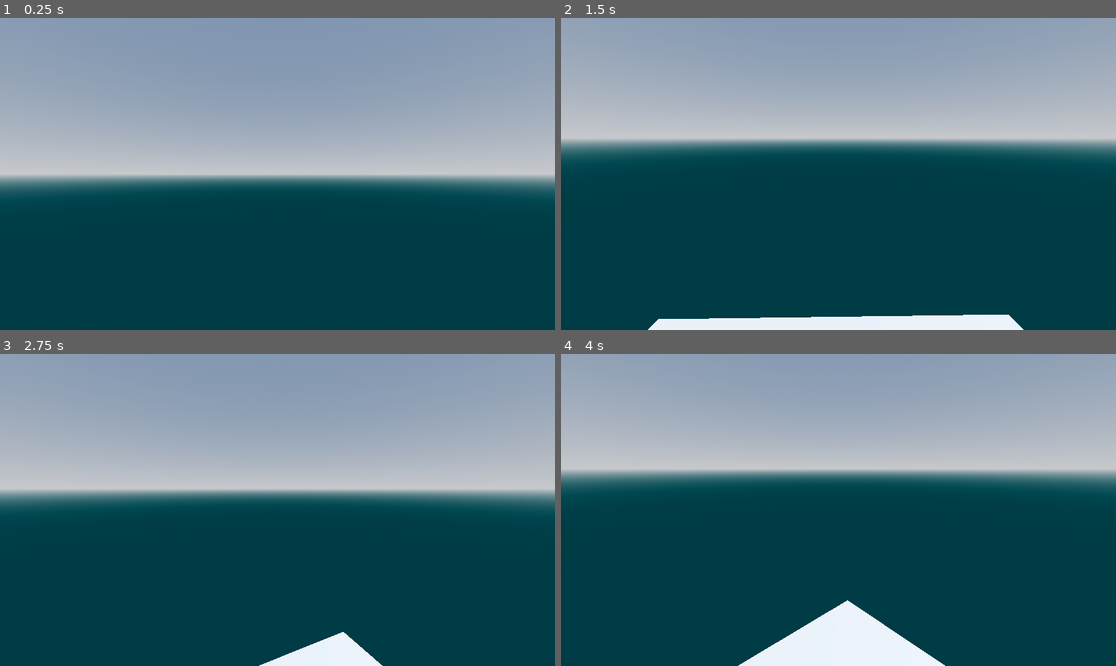
Above: before the commit, frames 1-4 (two rows, left to right).
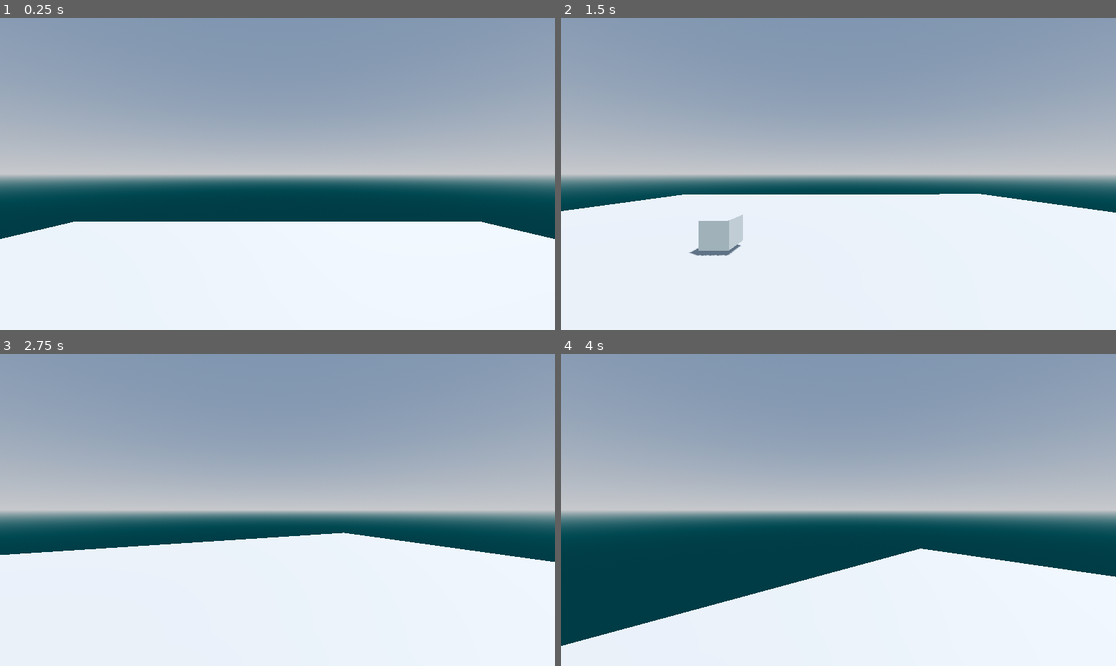
Above: after the commit, the same moments.

Repository: Fripe070/GodotMovementGame
Game: Godot game, scene res://Main.tscn
Same seed, same stepped clock (60 frames per second), same inputs: the game is played once before the commit and once after it.
Inputs (mouse positions are in pixels of both pictures, inside the frame that each line leads up to):
- Up to frame 1 (0.25 s): no input
- Up to frame 2 (1.5 s): move the mouse to (960, 158) at 0.52 s; hold D (move_right) 0.53-1.28 s; hold Space (jump) 0.53-1.28 s; click (960, 158) at 0.67 s; move the mouse to (810, 174) at 1.27 s; hold W (move_forward) from 1.28 s (still down); tap Space (jump) at 1.35 s
- Up to frame 3 (2.75 s): keep holding W (move_forward); tap Space (jump) at 1.52, 1.82 s; move the mouse to (288, 503) at 2.02 s; hold Space (jump) from 2.03 s (still down)
- Up to frame 4 (4 s): keep holding W (move_forward); move the mouse to (832, 516) at 2.77 s; release Space (jump) at 2.78 s; tap Space (jump) at 2.85, 3.02, 3.32 s; move the mouse to (877, 513) at 3.52 s; hold Space (jump) from 3.53 s (still down)

The runs differ from the first frame. In frame 1, 34% of the frame differs, in the area x 0-100%, y 65-100%; in frame 2, 61%, in the area x 0-100%, y 28-100%; in frame 3, 48%; in frame 4, 48%.
Error after the commit: Attempt to call function 'rotate_x' in base 'null instance' on a null instance. (res://Player.gd:150)

Commit message:
Fully implement basic quake/source esque movement?

Diff:
--- a/Main.tscn
+++ b/Main.tscn
@@ -19,6 +19,11 @@
 [sub_resource type="WorldBoundaryShape3D" id="WorldBoundaryShape3D_4kt2x"]
 
 [sub_resource type="PlaneMesh" id="PlaneMesh_l8oow"]
+size = Vector2(8, 8)
+
+[sub_resource type="BoxShape3D" id="BoxShape3D_u4ml2"]
+
+[sub_resource type="BoxMesh" id="BoxMesh_2u84b"]
 
 [node name="Node3D" type="Node3D"]
 
@@ -31,6 +36,7 @@
 
 [node name="Player" parent="." instance=ExtResource("1_mykwi")]
 transform = Transform3D(1, 0, 0, 0, 1, 0, 0, 0, 1, 0, 3.51895, 0)
+autojump = true
 
 [node name="Ground" type="StaticBody3D" parent="."]
 
@@ -40,3 +46,12 @@
 [node name="MeshInstance3D" type="MeshInstance3D" parent="Ground"]
 transform = Transform3D(5, 0, 0, 0, 5, 0, 0, 0, 5, 0, 0, 0)
 mesh = SubResource("PlaneMesh_l8oow")
+
+[node name="Area3D" type="Area3D" parent="."]
+transform = Transform3D(1, 0, 0, 0, 1, 0, 0, 0, 1, 0, 0.676321, 3.89702)
+
+[node name="CollisionShape3D" type="CollisionShape3D" parent="Area3D"]
+shape = SubResource("BoxShape3D_u4ml2")
+
+[node name="MeshInstance3D" type="MeshInstance3D" parent="Area3D"]
+mesh = SubResource("BoxMesh_2u84b")
--- a/Player.gd
+++ b/Player.gd
@@ -7,26 +7,20 @@
 @export var max_up_angle: float = 90.0
 @export var max_down_angle: float = -90.0
 @onready var neck := $Neck
-@onready var camera := $Neck/Camera
-
-@export_group("Sliding")
-@export var crouch_scale_y: float = 0.5
-@onready var normal_scale_y: float = 1.0
-@onready var collider_shape: CapsuleShape3D = $CollisionShape3D.shape
-
+@onready var camera := $Neck/Camer
 
 @export_group("Inputs")
 @export var move_forward = 1
 @export var move_right = 1
+@export var autojump: bool = false
 
 @export_group("Movement")
-var jump_velocity: float = 270 / 50
+@export var jump_velocity: float = 270 / 50
+@export var normal_acceleration: float = 20.0
+@export var air_accelerate: float = 4.0
+@export var friction: float = 20.0
+@export var stop_speed: float = 10.0
 
-var stop_speed: float = 100.0
-var normal_acceleration: float = 20.0
-var air_accelerate: float = 1.0
-var friction: float = 6.0
-var max_speed = 50.0
 
 
 var timedelta
@@ -60,7 +54,6 @@
     velocity *= new_speed
 
 
-
 func accelerate(wish_dir: Vector3, wish_speed: float, accel: float):
     # https://github.com/ValveSoftware/source-sdk-2013/blob/0d8dceea4310fde5706b3ce1c70609d72a38efdf/sp/src/game/shared/gamemovement.cpp#L1822-L1854
     # This gives cause for a lot of movement tech
@@ -79,22 +72,72 @@
     velocity += wish_dir * accel_speed
 
 
+func air_move() -> void:
+    # https://github.com/id-Software/Quake-III-Arena/blob/dbe4ddb10315479fc00086f08e25d968b4b43c49/code/game/bg_pmove.c#L601-L658
+    apply_friction()
+    #print("Jump")
+
+
+    var input_dir = Input.get_vector(&"move_left", &"move_right", &"move_forward", &"move_backward")
+    var move_dir: Vector3 = (transform.basis * Vector3(input_dir.x, 0, input_dir.y)).normalized()
+
+    accelerate(move_dir, 10, air_accelerate)
+
+    # Is this where surfing takes place?
+    # https://github.com/id-Software/Quake-III-Arena/blob/dbe4ddb10315479fc00086f08e25d968b4b43c49/code/game/bg_pmove.c#L639-L645
+
+
+func walk_move() -> void:
+    # https://github.com/id-Software/Quake-III-Arena/blob/dbe4ddb10315479fc00086f08e25d968b4b43c49/code/game/bg_pmove.c#L692-L809
+    if wish_jump and is_on_floor():
+        wish_jump = false
+        air_move()
+        velocity.y = jump_velocity
+        return
+
+    apply_friction()
+
+    # FIXME: Scale by moveright and moveforward
+    #var forward = Input.get_action_strength(&"move_forward") - Input.get_action_strength(&"move_backward")
+    #var right = Input.get_action_strength(&"move_right") - Input.get_action_strength(&"move_left")
+
+    var input_dir = Input.get_vector(&"move_left", &"move_right", &"move_forward", &"move_backward")
+    var move_dir: Vector3 = (transform.basis * Vector3(input_dir.x, 0, input_dir.y)).normalized()
+
+    # FIXME: Crouch speed adjust?
+    # https://github.com/id-Software/Quake-III-Arena/blob/dbe4ddb10315479fc00086f08e25d968b4b43c49/code/game/bg_pmove.c#L752-L757
+
+    # FIXME: More sliding shenanigans
+    # https://github.com/id-Software/Quake-III-Arena/blob/dbe4ddb10315479fc00086f08e25d968b4b43c49/code/game/bg_pmove.c#L770-L776
+    # Look out for anything mentioning SURF_SLICK?
+
+    accelerate(move_dir, 6, normal_acceleration)
+
+
+
 func _physics_process(delta):
     timedelta = delta
 
     # FIXME: Allows for a bit kinder jumping, I might remove this later.
-    if Input.is_action_just_pressed(&"jump"):
+    if autojump:
+        wish_jump = Input.is_action_pressed(&"jump")
+    elif Input.is_action_just_pressed(&"jump"):
         wish_jump = true
     elif Input.is_action_just_released(&"jump"):
         wish_jump = false
 
-    var input_dir = Input.get_vector(&"move_left", &"move_right", &"move_forward", &"move_backward")
-    var move_dir: Vector3 = (transform.basis * Vector3(input_dir.x, 0, input_dir.y)).normalized()
-
-    accelerate(move_dir, 430, normal_acceleration)
+    # https://github.com/id-Software/Quake-III-Arena/blob/dbe4ddb10315479fc00086f08e25d968b4b43c49/code/game/bg_pmove.c#L1988-L1994
+    #if is_on_floor():
+    if is_on_floor():
+        walk_move()
+    else:
+        air_move()
 
     if not is_on_floor():
-        velocity.y -= gravity * timedelta
+        velocity.y -= gravity * delta
+
+    # I prob need to implemenet the contents of PM_StepSlideMove
+    move_and_slide()
 
 
 func _unhandled_input(event: InputEvent) -> void:
Not shown: 1 places in Main.tscn that only renumber resources
